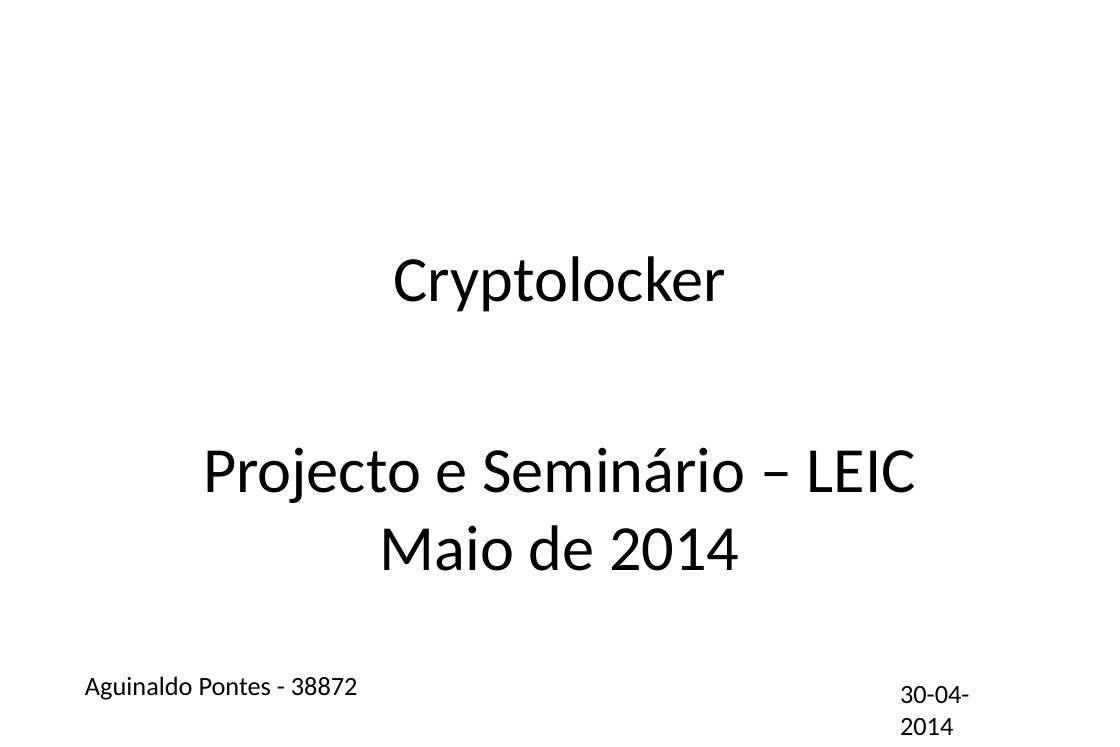
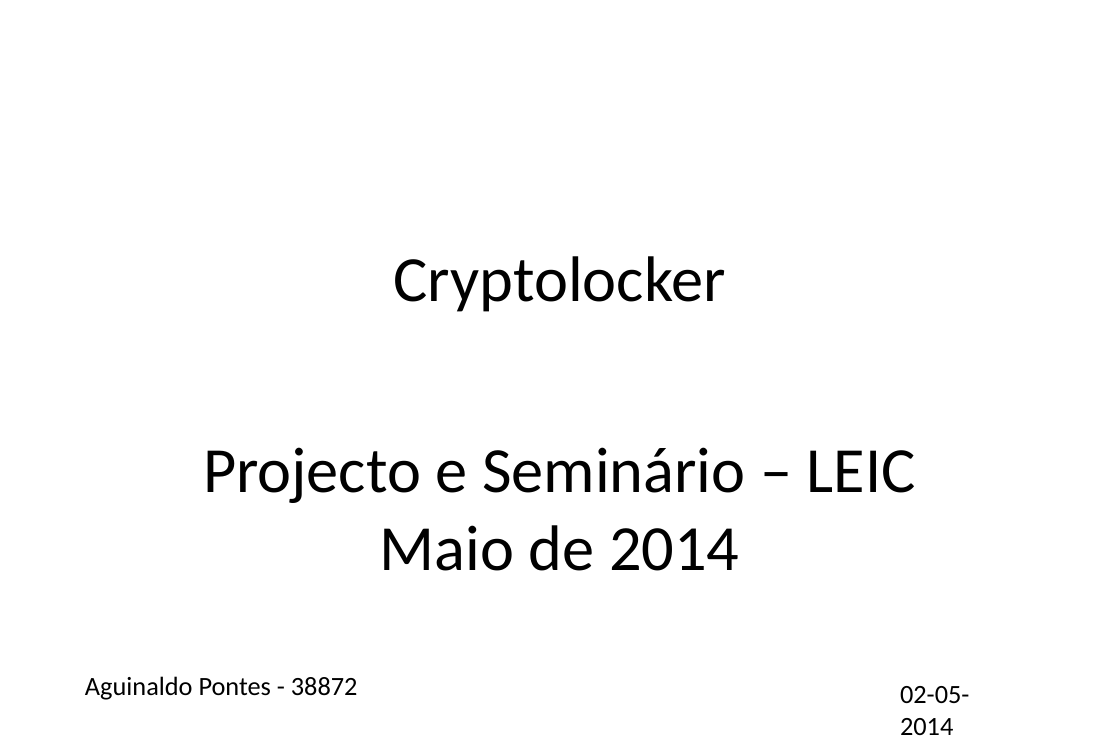
Before and after one commit to andremota/Distributed-Graph-Processing, a slide deck: slide 1 of docs/individual/cryptolocker/cryptolocker.odp. Drawn at 1120x747 pixels with LibreOffice and Linux fonts; fonts in the diff are those of the drawing. Boxes give left, top, right and bottom in pixels: in the first picture for what was removed or moved away, otherwise in the second. Text is boxed around its words. In the diff, an @@ line names an element or a change of style, - is before the commit and + after.

Commit message:
Cryptolocker atualizado

```diff
--- a/docs/individual/cryptolocker/cryptolocker.odp
+++ b/docs/individual/cryptolocker/cryptolocker.odp
@@ text at [900,686,969,735]: text changed @@
-30-04-2014
+02-05-2014
```
Also in this commit, not shown: 4 other slides changed, 1 other file.
